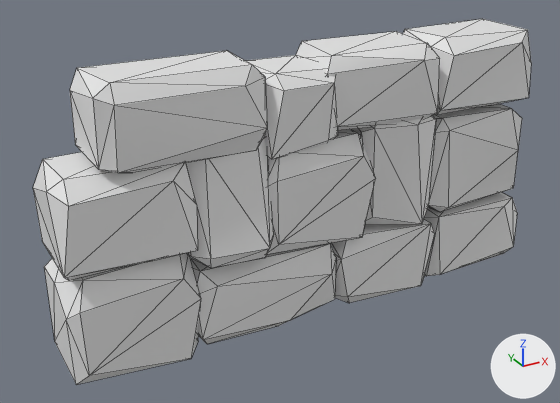
Two versions of the Blender file Assets/Models/LowPoly/Bricks4.blend, one commit apart.
Both versions are drawn from a 50 mm lens placed at (-1.097, -1.825, 1.232), pointed at (-0.083, 0.02, 0.31). Every picture has the same lights, and +X, +Y and +Z are marked at lower right. Mesh edges are drawn as thin lines.
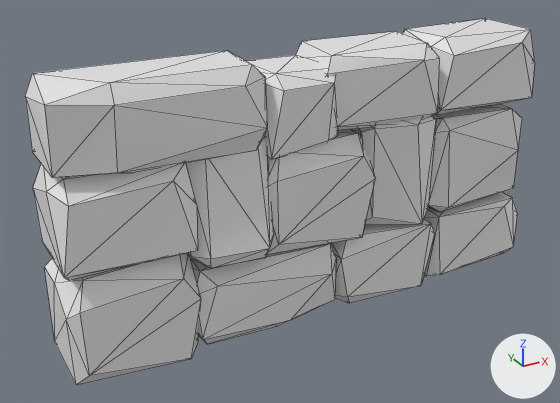
What differs and where, as boxes (x1, y1, x2, y2) in the pictures (560 x 403 px; the box of a moved part takes in the faces that stretch with it):
'polySurface259', reshaped: before (33, 19, 531, 385); after (25, 18, 535, 385)
part 1 of me_untitled_016, moved or reshaped: before (407, 19, 531, 110); after (407, 18, 535, 110)
part 2 of me_untitled_016, moved or reshaped: before (70, 50, 227, 173); after (25, 50, 227, 178)

The change in detail:
me_untitled_016 has 275 vertices, 498 faces and spans x -1.53..1.54, y -0.82..0.79, z -0.32..0.33.
me_untitled_016 is used by ob_polysurface259; location (0.0, 0.0, 0.371); rotation (1.571, 0.0, 0.0), in degrees (90, 0, 0); scale (0.499, 0.499, 0.499).
Before the commit, vertices of me_untitled_016: 256 (1.47, 0.58, 0.23) at pixel (531, 62), 260 (1.45, 0.78, -0.22) at pixel (482, 18), 262 (1.43, 0.37, -0.26), 268 (1.43, 0.78, 0.2) at pixel (527, 29), 269 (1.46, 0.33, -0.17).
Before the commit, vertices of me_untitled_016: 273 (1.45, 0.36, 0.26) at pixel (528, 97).
Before the commit, vertices of me_untitled_016: 219 (-1.29, 0.67, -0.2) at pixel (69, 90), 221 (-1.24, 0.77, -0.21) at pixel (76, 67), 225 (-1.29, 0.73, 0.22) at pixel (92, 98), 231 (-1.29, 0.37, 0.2) at pixel (98, 169), 236 (-1.29, 0.38, -0.2) at pixel (75, 144).
Part 1, on me_untitled_016:
Vertices 256, 260, 262, 268, 269, 273 of me_untitled_016 move by (0.03, 0.0, 0.0).
Part 2, on me_untitled_016:
Vertices 219, 221, 225, 231, 236 of me_untitled_016 move by (-0.22, 0.0, 0.0).
